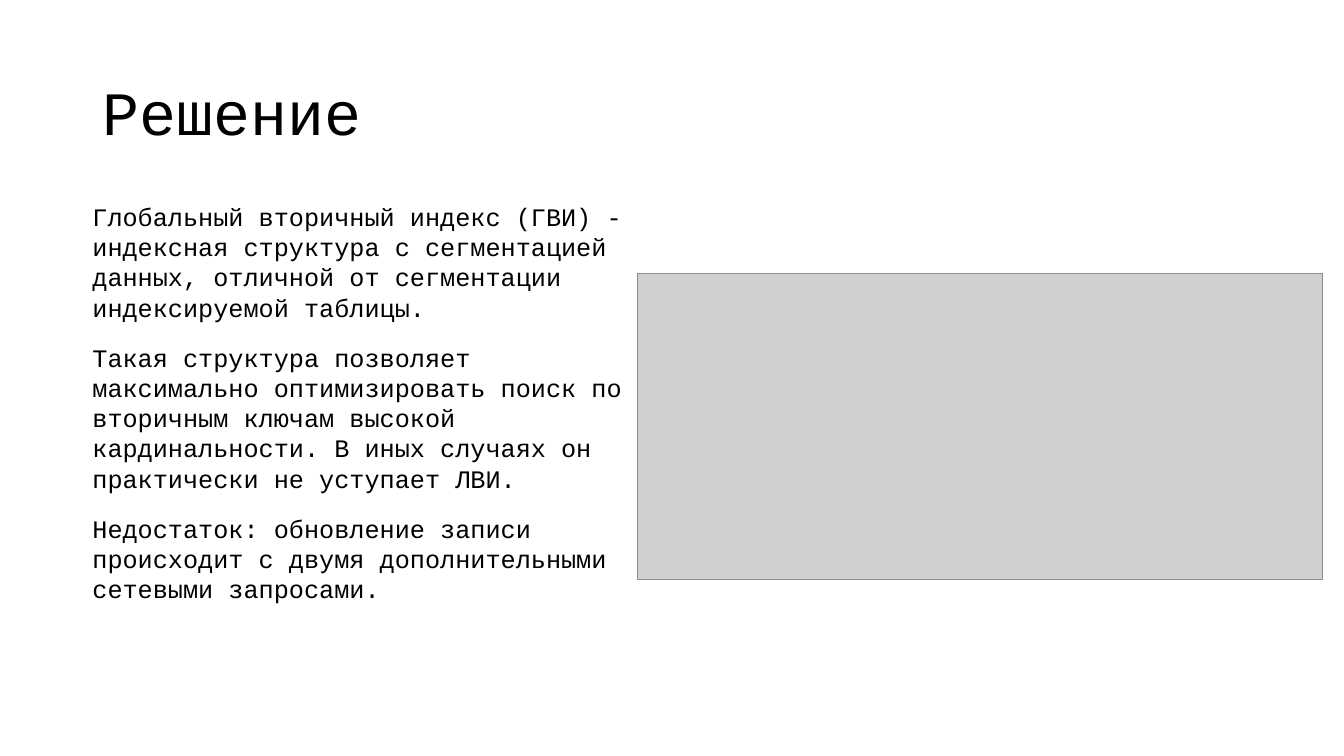
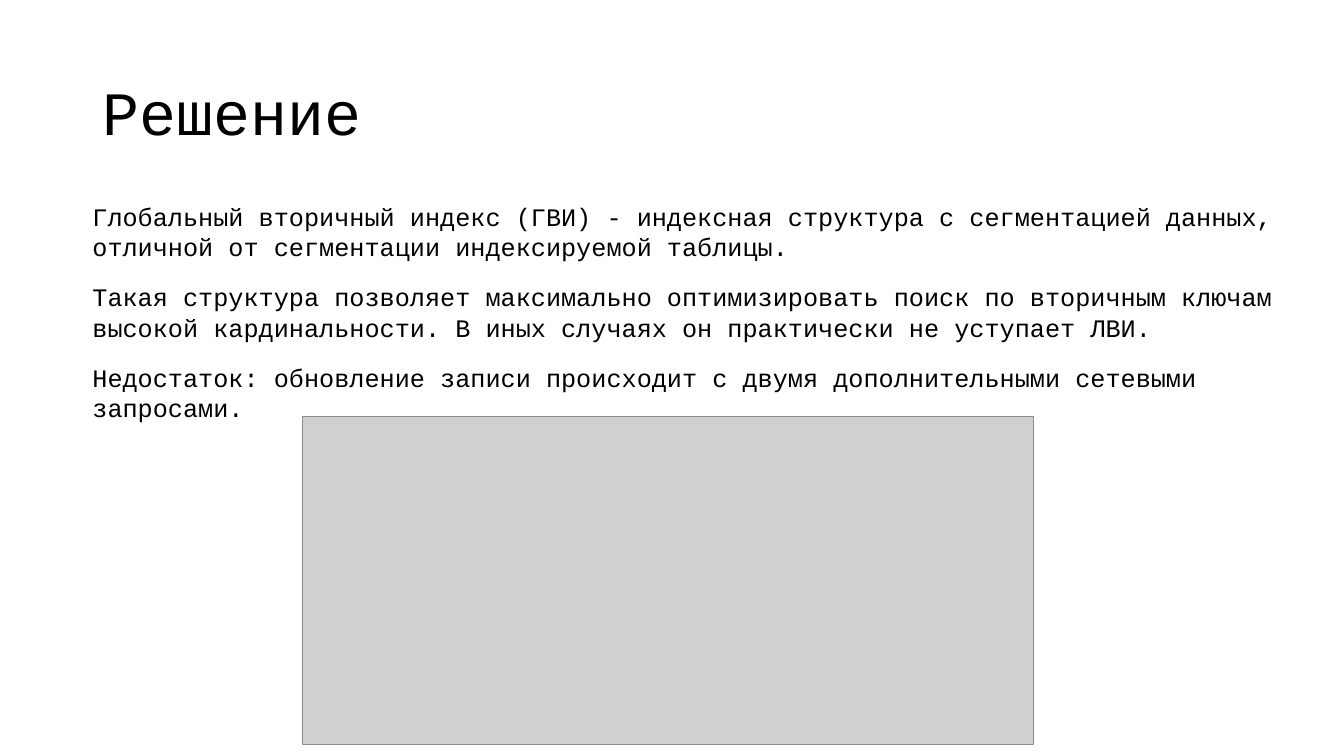
Before and after one commit to vitosotdihaet/pind, a slide deck: slide 5 of presentation.odp. Drawn at 1344x756 pixels with LibreOffice and Linux fonts; fonts in the diff are those of the drawing; grey boxes stand for pictures. Boxes give left, top, right and bottom in pixels: in the first picture for what was removed or moved away, otherwise in the second. Text is boxed around its words. In the diff, an @@ line names an element or a change of style, - is before the commit and + after.

```diff
--- a/presentation.odp
+++ b/presentation.odp
@@ text "Глобальный вторичный индекс (ГВИ) - ..." rewrapped from (92, 207, 621, 604) to (92, 207, 1272, 423) @@
@@ picture: place and size @@
-picture at (638, 273, 1323, 580)
+picture at (302, 416, 1034, 744)
```
Also in this commit, not shown: 5 other slides changed.
